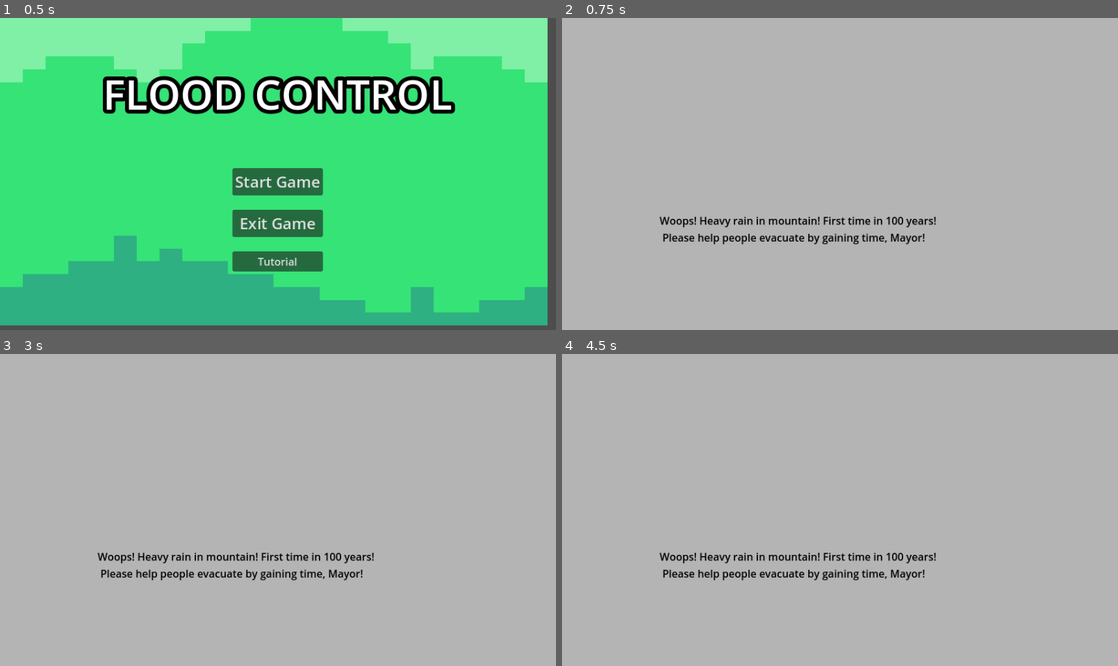
Above: before the commit, frames 1-4 (two rows, left to right).
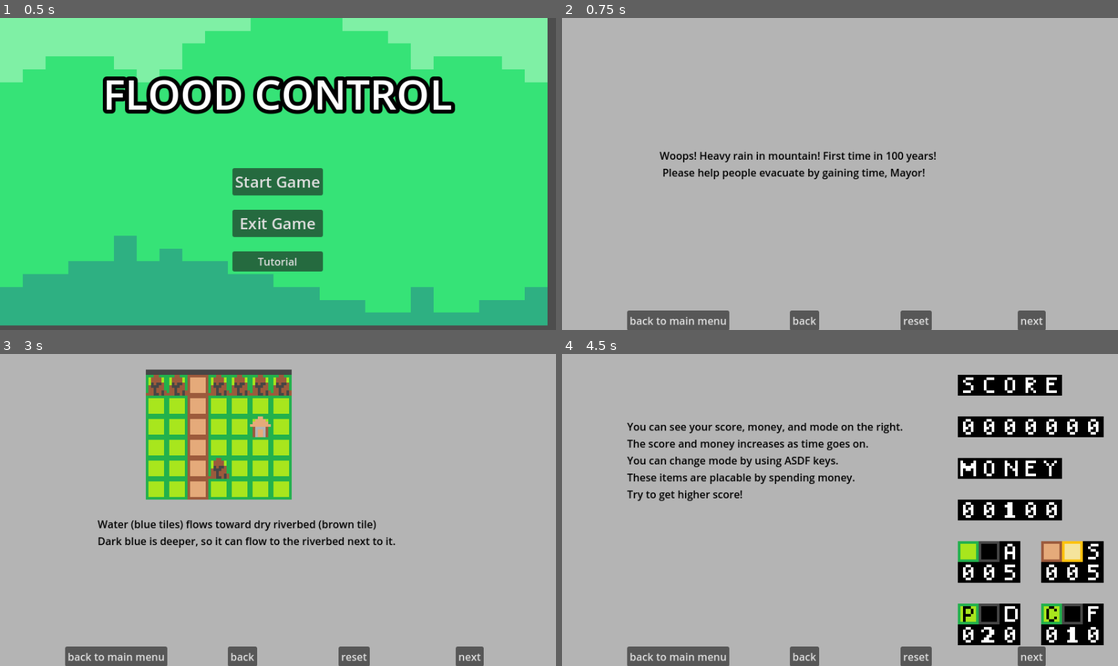
Above: after the commit, the same moments.

Repository: sho16ogura/cs292team5
Game: Godot game, scene res://main menu/main menu/main_menu.tscn
Two runs of this game, one before a commit and one after it. Both use one fixed random seed, a clock stepped at 60 frames per second and the inputs below.
Inputs (mouse positions are in pixels of both pictures, inside the frame that each line leads up to):
- Up to frame 1 (0.5 s): no input
- Up to frame 2 (0.75 s): click "Tutorial" at 0.5 s
- Up to frame 3 (3 s): click (355, 656) at 1.25 s, where only the run after the commit has a clickable "reset"; click (244, 656) at 2 s, where only the run after the commit has a clickable "back"; click (467, 656) at 2.75 s, where only the run after the commit has a clickable "next"
- Up to frame 4 (4.5 s): click (1029, 656) at 3.5 s, where only the run after the commit has a clickable "next"; click (1029, 656) at 4.25 s, where only the run after the commit has a clickable "next"

Frame 1 is identical in both runs. In frame 2, 4.7% of the frame differs, in the area x 11-87%, y 42-100%; in frame 3, 16%; in frame 4, 17%, in the area x 11-98%, y 6-100%.

Commit message:
coordinate changed

Diff:
--- a/team5project/mainGame.tscn
+++ b/team5project/mainGame.tscn
@@ -194,6 +194,7 @@
 offset_bottom = 238.0
 
 [node name="tutorial" type="Node2D" parent="."]
+position = Vector2(0, -100)
 script = ExtResource("10_f8e5e")
 
 [connection signal="timeout" from="TileMap/Timer" to="." method="_on_timer_timeout"]
